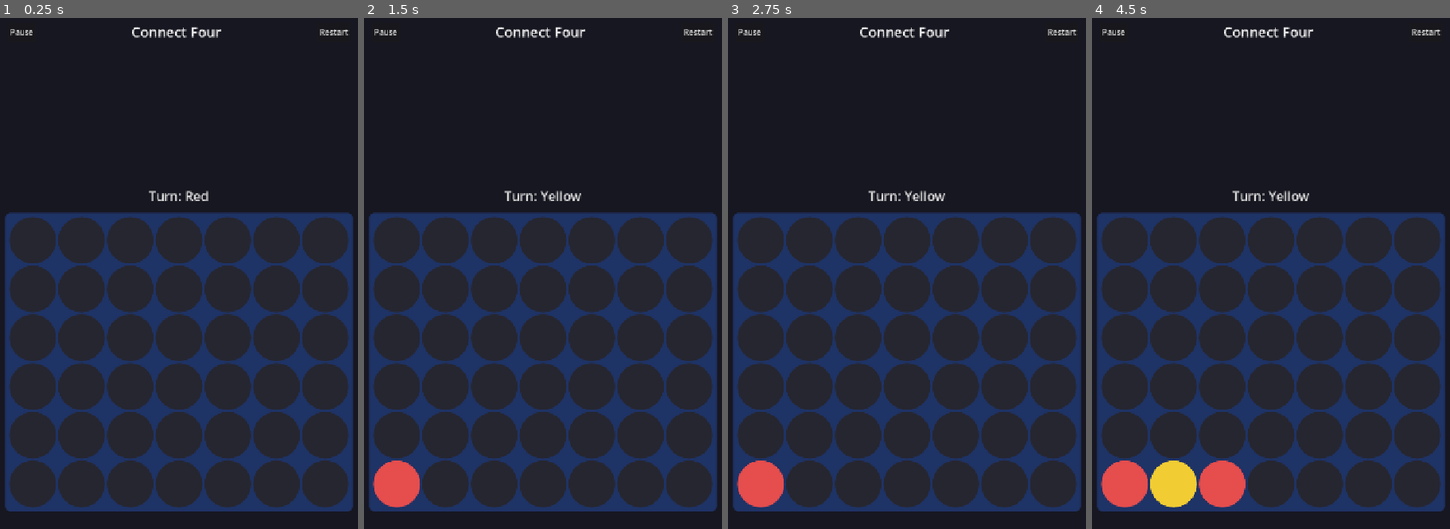
Above: before the commit, frames 1-4 (left to right).
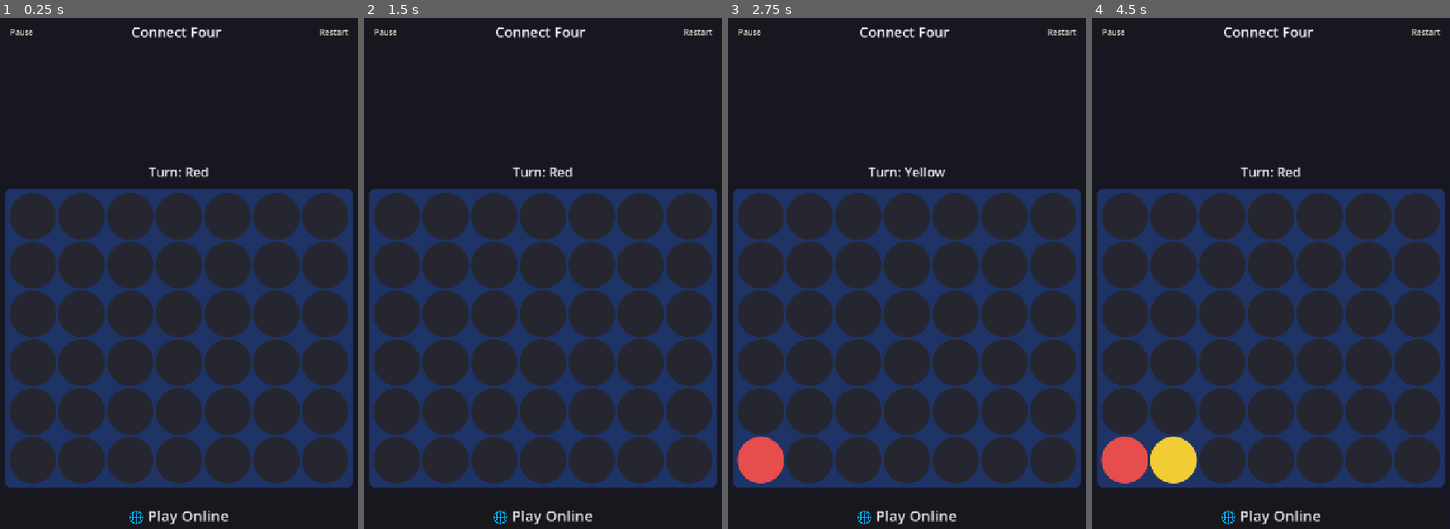
Above: after the commit, the same moments.

Repository: voodoo-nicolas/voodoo-game-hub
Game: Godot game, scene res://scenes/games/connect4/connect4.tscn
Two runs of this game, one before a commit and one after it. Both use one fixed random seed, a clock stepped at 60 frames per second and the inputs below. This scene is started directly instead of the project's main scene.
Inputs (mouse positions are in pixels of both pictures, inside the frame that each line leads up to):
- Up to frame 1 (0.25 s): no input
- Up to frame 2 (1.5 s): click "Restart" at 0.5 s; click (396, 237) at 1.27 s
- Up to frame 3 (2.75 s): click (760, 217) at 2.02 s
- Up to frame 4 (4.5 s): click (1174, 237) at 2.77 s; click (1174, 217) at 3.52 s; click (1220, 237) at 4.27 s

The runs differ from the first frame. In frame 1, 25% of the frame differs, in the area x 1-99%, y 29-100%; in frame 2, 26%; in frame 3, 26%; in frame 4, 27%.

Commit message:
Online two-player for Tic-Tac-Toe and Connect Four (v0.14.0)
- scripts/common/online_session.gd: Supabase Realtime broadcast channels
  over the Phoenix WebSocket protocol; presence for who's in the room;
  4-letter room codes; heartbeat + auto-reconnect; room-full and
  bad-code errors. No database tables.
- scripts/common/online_lobby.gd: shared Host / Join-by-code screen.
- Tic-Tac-Toe and Connect Four: Play Online button (only on apps that
  have the online scripts), host = first player and authority, full sync
  on (re)join, per-move board check that re-syncs on mismatch, shared
  Play Again, online games never touch the local save.
- CLAUDE.md: how online play works and how to wire another game; note on
  free Supabase projects pausing.

Co-Authored-By: Claude Opus 5.5 <noreply@anthropic.com>

Diff:
--- /dev/null
+++ b/scripts/common/online_lobby.gd
@@ -0,0 +1,172 @@
+extends ColorRect
+
+## The shared "Play Online" screen: host a game (get a code to share) or join
+## one by typing a code. Emits `started(session, my_player)` once both
+## players are in -- host is player 1, guest player 2 -- then hides itself.
+## The OnlineSession stays a child of this node, so it lives exactly as
+## long as the game scene that added the lobby.
+##
+## Games must not preload this (or online_session.gd): apps older than the
+## one that shipped them don't have these files. Check first:
+##     if ResourceLoader.exists(ONLINE_LOBBY_PATH): ...load(ONLINE_LOBBY_PATH).new(...)
+
+const OnlineSession = preload("res://scripts/common/online_session.gd")
+const UI = preload("res://scripts/common/ui.gd")
+
+signal started(session: Node, my_player: int)
+signal cancelled()
+
+var game_id: String
+var game_title: String
+var session: Node = null
+
+var _menu: Control
+var _code_edit: LineEdit
+var _status: Label
+var _code_label: Label
+var _host_btn: Button
+var _join_btn: Button
+
+func _init(p_game_id: String = "", p_title: String = "") -> void:
+	game_id = p_game_id
+	game_title = p_title
+
+func _ready() -> void:
+	color = Color(0, 0, 0, 0.85)
+	# ...and_offsets: by _ready() this node is already in the tree, and plain
+	# set_anchors_preset() would keep its current 0x0 size.
+	set_anchors_and_offsets_preset(Control.PRESET_FULL_RECT)
+	mouse_filter = Control.MOUSE_FILTER_STOP
+	visible = false
+
+	var center := CenterContainer.new()
+	center.set_anchors_preset(Control.PRESET_FULL_RECT)
+	add_child(center)
+	var panel := PanelContainer.new()
+	panel.add_theme_stylebox_override("panel", UI.panel_style())
+	center.add_child(panel)
+	var box := VBoxContainer.new()
+	box.add_theme_constant_override("separation", 18)
+	box.custom_minimum_size = Vector2(560, 0)
+	panel.add_child(box)
+	_menu = box
+
+	box.add_child(_label("🌐 Play %s Online" % game_title, 36, Color(1, 1, 1)))
+
+	_host_btn = _button("Host a Game")
+	_host_btn.pressed.connect(_on_host)
+	box.add_child(_host_btn)
+
+	box.add_child(_label("— or join a friend's game —", 24, Color(0.7, 0.72, 0.78)))
+	var join_row := HBoxContainer.new()
+	join_row.add_theme_constant_override("separation", 12)
+	box.add_child(join_row)
+	_code_edit = LineEdit.new()
+	_code_edit.placeholder_text = "CODE"
+	_code_edit.max_length = OnlineSession.CODE_LENGTH
+	_code_edit.alignment = HORIZONTAL_ALIGNMENT_CENTER
+	_code_edit.custom_minimum_size = Vector2(240, 80)
+	_code_edit.size_flags_horizontal = Control.SIZE_EXPAND_FILL
+	_code_edit.add_theme_font_size_override("font_size", 40)
+	_code_edit.text_changed.connect(_on_code_changed)
+	_code_edit.text_submitted.connect(func(_t): _on_join())
+	join_row.add_child(_code_edit)
+	_join_btn = _button("Join")
+	_join_btn.custom_minimum_size = Vector2(180, 80)
+	_join_btn.pressed.connect(_on_join)
+	join_row.add_child(_join_btn)
+
+	_code_label = _label("", 64, Color(1, 0.84, 0.3))
+	_code_label.visible = false
+	box.add_child(_code_label)
+	_status = _label("", 26, Color(0.85, 0.9, 0.87))
+	_status.autowrap_mode = TextServer.AUTOWRAP_WORD
+	box.add_child(_status)
+
+	var cancel := _button("Cancel")
+	cancel.pressed.connect(_on_cancel)
+	box.add_child(cancel)
+
+func open() -> void:
+	_reset_session()
+	_code_edit.text = ""
+	_code_label.visible = false
+	_status.text = ""
+	_set_busy(false)
+	visible = true
+
+func _label(text: String, size: int, color: Color) -> Label:
+	var l := Label.new()
+	l.text = text
+	l.add_theme_font_size_override("font_size", size)
+	l.add_theme_color_override("font_color", color)
+	l.horizontal_alignment = HORIZONTAL_ALIGNMENT_CENTER
+	return l
+
+func _button(text: String) -> Button:
+	var b := Button.new()
+	b.text = text
+	b.custom_minimum_size = Vector2(0, 80)
+	b.add_theme_font_size_override("font_size", 30)
+	b.focus_mode = Control.FOCUS_NONE
+	return b
+
+func _set_busy(busy: bool) -> void:
+	_host_btn.disabled = busy
+	_join_btn.disabled = busy
+	_code_edit.editable = not busy
+
+func _on_code_changed(t: String) -> void:
+	var caret := _code_edit.caret_column
+	_code_edit.text = t.to_upper()
+	_code_edit.caret_column = caret
+
+func _new_session() -> Node:
+	_reset_session()
+	session = OnlineSession.new()
+	add_child(session)
+	return session
+
+func _reset_session() -> void:
+	if session != null and is_instance_valid(session):
+		session.queue_free()
+	session = null
+
+func _on_host() -> void:
+	var s := _new_session()
+	s.room_created.connect(_on_room_created)
+	s.opponent_joined.connect(_on_both_in.bind(1), CONNECT_ONE_SHOT)
+	_set_busy(true)
+	_status.text = "Creating a game..."
+	s.host(game_id)
+
+func _on_room_created(code: String) -> void:
+	_code_label.text = code
+	_code_label.visible = true
+	_status.text = "Tell your friend this code.\nWaiting for them to join..."
+
+func _on_join() -> void:
+	var code := _code_edit.text.strip_edges()
+	if code.length() != OnlineSession.CODE_LENGTH:
+		_status.text = "Type the %d-letter code from your friend." % OnlineSession.CODE_LENGTH
+		return
+	var s := _new_session()
+	s.joined.connect(_on_both_in.bind(2), CONNECT_ONE_SHOT)
+	s.join_failed.connect(_on_join_failed)
+	_set_busy(true)
+	_status.text = "Joining %s..." % code
+	s.join(game_id, code)
+
+func _on_join_failed(reason: String) -> void:
+	_set_busy(false)
+	_status.text = reason
+	_reset_session()
+
+func _on_both_in(my_player: int) -> void:
+	visible = false
+	started.emit(session, my_player)
+
+func _on_cancel() -> void:
+	_reset_session()
+	visible = false
+	cancelled.emit()
--- /dev/null
+++ b/scripts/common/online_session.gd
@@ -0,0 +1,249 @@
+extends Node
+
+## Two-player online play over Supabase Realtime "broadcast" channels -- no
+## database tables, nothing stored server-side. A game scene adds one of
+## these as a child (it's freed with the scene, which leaves the room):
+##
+##     var online := OnlineSession.new()
+##     add_child(online)
+##     online.message.connect(_on_online_message)
+##     online.host("tictactoe")        # -> room_created(code)
+##     online.join("tictactoe", code)  # -> joined / join_failed(reason)
+##
+## Roles: the host is player 1, the guest player 2. Both sides run the same
+## game engine and exchange moves with send("move", {...}); each side
+## validates incoming moves against its own engine. Messages carry a
+## sequence number, and whenever the opponent (re)appears the host sends
+## "sync" with the full game state, so a dropped connection recovers.
+##
+## Protocol: Phoenix channels over a WebSocket (what supabase-js speaks),
+## with presence used to see who is in the room.
+
+const Config = preload("res://scripts/common/config.gd")
+
+signal room_created(code: String)
+signal joined()                      # guest: in the room, host is there
+signal join_failed(reason: String)
+signal opponent_joined()
+signal opponent_left()
+signal message(event: String, payload: Dictionary)
+signal connection_changed(connected: bool)
+
+const HEARTBEAT_SEC := 25.0
+const RECONNECT_SEC := 3.0
+const JOIN_TIMEOUT_SEC := 8.0
+## No 0/O/1/I/L: codes get read aloud and typed on phones.
+const CODE_CHARS := "ABCDEFGHJKMNPQRSTUVWXYZ23456789"
+const CODE_LENGTH := 4
+
+var is_host: bool = false
+var code: String = ""
+var game_id: String = ""
+var my_id: String = ""
+var opponent_present: bool = false
+var active: bool = false
+
+var _ws := WebSocketPeer.new()
+var _topic: String = ""
+var _ref: int = 0
+var _join_ref: String = ""
+var _channel_joined: bool = false
+var _heartbeat_left: float = HEARTBEAT_SEC
+var _reconnect_left: float = -1.0
+var _join_deadline: float = -1.0
+var _was_open: bool = false
+var _presence: Dictionary = {}  # presence key -> role
+
+func _init() -> void:
+	my_id = "%d%d" % [Time.get_unix_time_from_system(), randi()]
+
+# ---------- public API ----------
+
+func host(p_game_id: String) -> void:
+	is_host = true
+	game_id = p_game_id
+	code = _random_code()
+	_start()
+
+func join(p_game_id: String, p_code: String) -> void:
+	is_host = false
+	game_id = p_game_id
+	code = p_code.strip_edges().to_upper()
+	if code.length() != CODE_LENGTH:
+		join_failed.emit("Codes are %d letters." % CODE_LENGTH)
+		return
+	_join_deadline = JOIN_TIMEOUT_SEC
+	_start()
+
+## Sends an event to the opponent. Silently dropped while disconnected --
+## the host's "sync" on reconnect restores the full state anyway.
+func send(event: String, payload: Dictionary = {}) -> void:
+	if not _channel_joined:
+		return
+	_push(_topic, "broadcast", {"type": "broadcast", "event": event, "payload": payload})
+
+func leave() -> void:
+	if active and _channel_joined:
+		_push(_topic, "phx_leave", {})
+	active = false
+	_channel_joined = false
+	_ws.close()
+
+func is_connected_to_room() -> bool:
+	return _channel_joined
+
+# ---------- lifecycle ----------
+
+func _start() -> void:
+	active = true
+	_topic = "realtime:voodoo-%s-%s" % [game_id, code]
+	_connect()
+
+func _connect() -> void:
+	_channel_joined = false
+	_was_open = false
+	_ws = WebSocketPeer.new()
+	var url := Config.SUPABASE_URL.replace("https://", "wss://") \
+		+ "/realtime/v1/websocket?apikey=" + Config.SUPABASE_ANON_KEY + "&vsn=1.0.0"
+	if _ws.connect_to_url(url) != OK:
+		_schedule_reconnect()
+
+func _exit_tree() -> void:
+	leave()
+
+func _process(delta: float) -> void:
+	if not active:
+		return
+	if _join_deadline > 0.0:
+		_join_deadline -= delta
+		if _join_deadline <= 0.0 and not opponent_present:
+			active = false
+			_ws.close()
+			join_failed.emit("No game found with code %s." % code)
+			return
+	if _reconnect_left > 0.0:
+		_reconnect_left -= delta
+		if _reconnect_left <= 0.0:
+			_connect()
+		return
+
+	_ws.poll()
+	var state := _ws.get_ready_state()
+	if state == WebSocketPeer.STATE_OPEN:
+		if not _was_open:
+			_was_open = true
+			_join_channel()
+		_heartbeat_left -= delta
+		if _heartbeat_left <= 0.0:
+			_heartbeat_left = HEARTBEAT_SEC
+			_push("phoenix", "heartbeat", {})
+		while _ws.get_available_packet_count() > 0:
+			_handle(JSON.parse_string(_ws.get_packet().get_string_from_utf8()))
+	elif state == WebSocketPeer.STATE_CLOSED:
+		if _channel_joined or _was_open:
+			connection_changed.emit(false)
+		_channel_joined = false
+		_schedule_reconnect()
+
+func _schedule_reconnect() -> void:
+	_reconnect_left = RECONNECT_SEC
+
+func _join_channel() -> void:
+	_join_ref = str(_next_ref())
+	_push(_topic, "phx_join", {"config": {
+		"broadcast": {"self": false, "ack": false},
+		"presence": {"key": my_id},
+		"private": false,
+	}}, _join_ref)
+
+# ---------- incoming ----------
+
+func _handle(msg: Variant) -> void:
+	if typeof(msg) != TYPE_DICTIONARY or msg.get("topic") != _topic:
+		return
+	var event: String = str(msg.get("event", ""))
+	var payload = msg.get("payload", {})
+	if typeof(payload) != TYPE_DICTIONARY:
+		payload = {}
+	match event:
+		"phx_reply":
+			if str(msg.get("ref", "")) == _join_ref:
+				if payload.get("status") == "ok":
+					_channel_joined = true
+					connection_changed.emit(true)
+					_push(_topic, "presence", {"type": "presence", "event": "track",
+						"payload": {"role": "host" if is_host else "guest"}})
+					if is_host and code != "" and not opponent_present:
+						room_created.emit(code)
+				else:
+					_schedule_reconnect()
+		"presence_state":
+			_presence = {}
+			for key in payload:
+				_presence[key] = _role_of(payload[key])
+			_update_opponent()
+		"presence_diff":
+			for key in payload.get("joins", {}):
+				_presence[key] = _role_of(payload.joins[key])
+			for key in payload.get("leaves", {}):
+				_presence.erase(key)
+			_update_opponent()
+		"broadcast":
+			var inner = payload.get("payload", {})
+			message.emit(str(payload.get("event", "")), inner if typeof(inner) == TYPE_DICTIONARY else {})
+		"phx_error", "phx_close":
+			_channel_joined = false
+			_schedule_reconnect()
+
+func _role_of(entry: Variant) -> String:
+	if typeof(entry) == TYPE_DICTIONARY:
+		var metas = entry.get("metas", [])
+		if typeof(metas) == TYPE_ARRAY and metas.size() > 0 and typeof(metas[0]) == TYPE_DICTIONARY:
+			return str(metas[0].get("role", ""))
+	return ""
+
+func _update_opponent() -> void:
+	var want: String = "guest" if is_host else "host"
+	var present := false
+	for key in _presence:
+		if key != my_id and _presence[key] == want:
+			present = true
+	if not is_host:
+		# A host already occupied by another guest means the room is full.
+		for key in _presence:
+			if key != my_id and _presence[key] == "guest" and not opponent_present and _join_deadline > 0.0:
+				active = false
+				_ws.close()
+				join_failed.emit("That game already has two players.")
+				return
+	if present == opponent_present:
+		return
+	opponent_present = present
+	if present:
+		if not is_host and _join_deadline > 0.0:
+			_join_deadline = -1.0
+			joined.emit()
+		opponent_joined.emit()
+	else:
+		opponent_left.emit()
+
+# ---------- outgoing ----------
+
+func _next_ref() -> int:
+	_ref += 1
+	return _ref
+
+func _push(topic: String, event: String, payload: Dictionary, ref: String = "") -> void:
+	if _ws.get_ready_state() != WebSocketPeer.STATE_OPEN:
+		return
+	_ws.send_text(JSON.stringify({
+		"topic": topic, "event": event, "payload": payload,
+		"ref": ref if ref != "" else str(_next_ref()),
+		"join_ref": _join_ref,
+	}))
+
+func _random_code() -> String:
+	var s := ""
+	for i in range(CODE_LENGTH):
+		s += CODE_CHARS[randi() % CODE_CHARS.length()]
+	return s
--- a/scripts/common/version.gd
+++ b/scripts/common/version.gd
@@ -5,9 +5,9 @@
 ## MAJOR once this leaves early testing. Keep export_presets.cfg's
 ## version/name and version/code in sync with this by hand on each build
 ## (Godot's exporter doesn't read version info from GDScript).
-const VERSION := "0.13.0"
+const VERSION := "0.14.0"
 
 ## Android requires an integer versionCode that strictly increases with every
 ## release build, or installs of a newer APK over an older one will be rejected.
 ## Bump this every time a new APK is built for testers, independent of VERSION.
-const BUILD_NUMBER := 21
+const BUILD_NUMBER := 22
--- a/scripts/games/connect4/connect4_game.gd
+++ b/scripts/games/connect4/connect4_game.gd
@@ -7,6 +7,9 @@
 const Ui = preload("res://scripts/common/ui.gd")
 
 const SAVE_PATH := "user://connect4_save.json"
+## Not preloaded: apps older than v0.14 don't have it, and the game must still
+## run there (without the Online button).
+const ONLINE_LOBBY_PATH := "res://scripts/common/online_lobby.gd"
 const BOARD_SEPARATION := 4
 const BOARD_PADDING := 8
 const BOARD_OUTER_MARGIN := 8.0
@@ -23,6 +26,13 @@
 var pause_dialog: Control
 var win_dialog: Control
 var win_label: Label
+var online_btn: Button
+var lobby: Control
+## Online play: the session, and which color this phone plays (host = Red).
+## my_color == 0 means ordinary same-phone play.
+var online: Node = null
+var my_color: int = 0
+var opponent_here: bool = false
 
 func _ready() -> void:
 	Orientation.lock_portrait()
@@ -128,8 +138,20 @@
 			row.append(slot)
 		cell_views.append(row)
 
+	if ResourceLoader.exists(ONLINE_LOBBY_PATH):
+		online_btn = Button.new()
+		online_btn.text = "🌐 Play Online"
+		online_btn.custom_minimum_size = Vector2(0, 80)
+		online_btn.add_theme_font_size_override("font_size", 30)
+		online_btn.pressed.connect(_open_lobby)
+		box.add_child(online_btn)
+
 	_build_pause_dialog()
 	_build_win_dialog()
+	if ResourceLoader.exists(ONLINE_LOBBY_PATH):
+		lobby = load(ONLINE_LOBBY_PATH).new("connect4", "Connect Four")
+		lobby.started.connect(_on_online_started)
+		add_child(lobby)
 	add_child(SettingsDrawer.new())
 
 func _style_slot(slot: Button, color: Color) -> void:
@@ -160,6 +182,11 @@
 	win_label = win_dialog.get_meta("message_label")
 
 func _start_new_game() -> void:
+	if online:
+		online.send("new_game")
+	_reset_board()
+
+func _reset_board() -> void:
 	engine.reset()
 	game_active = true
 	win_dialog.visible = false
@@ -169,11 +196,93 @@
 func _on_column_pressed(col: int) -> void:
 	if not game_active:
 		return
+	if online and (engine.turn != my_color or not opponent_here):
+		return  # not your turn (or nobody to play against right now)
 	if engine.drop(col) == -1:
 		return
+	if online:
+		online.send("move", {"col": col, "board": engine.board})
+	_after_move()
+
+func _after_move() -> void:
 	_render()
 	if engine.is_over():
 		_show_result()
+
+# ---------- online ----------
+
+func _int_grid(g: Variant) -> Array:
+	var out: Array = []
+	if typeof(g) == TYPE_ARRAY:
+		for row in g:
+			var r: Array = []
+			if typeof(row) == TYPE_ARRAY:
+				for v in row:
+					r.append(int(v))
+			out.append(r)
+	return out
+
+func _open_lobby() -> void:
+	lobby.open()
+
+func _on_online_started(session: Node, my_player: int) -> void:
+	online = session
+	my_color = Connect4Engine.RED if my_player == 1 else Connect4Engine.YELLOW
+	opponent_here = true
+	online.message.connect(_on_online_message)
+	online.opponent_left.connect(_on_opponent_left)
+	online.opponent_joined.connect(_on_opponent_back)
+	online_btn.visible = false
+	_reset_board()
+	if my_color == Connect4Engine.RED:
+		_send_sync()
+
+func _send_sync() -> void:
+	online.send("sync", {"board": engine.board, "turn": engine.turn})
+
+## The host owns the truth: whenever the guest (re)appears it gets the whole
+## board, so a dropped connection or a missed message heals itself.
+func _on_opponent_back() -> void:
+	opponent_here = true
+	if my_color == Connect4Engine.RED:
+		_send_sync()
+	_render()
+
+func _on_opponent_left() -> void:
+	opponent_here = false
+	_render()
+
+func _on_online_message(event: String, p: Dictionary) -> void:
+	match event:
+		"move":
+			var col: int = int(p.get("col", -1))
+			if engine.turn != my_color and col >= 0 and col < Connect4Engine.COLS and not engine.is_over() and engine.drop(col) != -1:
+				_after_move()
+			# Each move carries the sender's resulting board. If ours differs
+			# (a missed message, a reconnect mid-move), converge on the host's.
+			if _int_grid(p.get("board", [])) != engine.board:
+				if my_color == Connect4Engine.RED:
+					_send_sync()
+				else:
+					online.send("sync_request")
+		"sync":
+			var board: Array = []
+			for row in p.get("board", []):
+				var r: Array = []
+				for v in row:
+					r.append(int(v))
+				board.append(r)
+			if board.size() == Connect4Engine.ROWS:
+				engine.board = board
+				engine.turn = int(p.get("turn", Connect4Engine.RED))
+				game_active = not engine.is_over()
+				win_dialog.visible = false
+				_render()
+		"sync_request":
+			if my_color == Connect4Engine.RED:
+				_send_sync()
+		"new_game":
+			_reset_board()
 
 func _on_pause_pressed() -> void:
 	if not game_active:
@@ -183,10 +292,13 @@
 
 func _show_result() -> void:
 	game_active = false
-	SaveUtil.delete(SAVE_PATH)
+	if not online:  # an online game ending mustn't wipe a paused local one
+		SaveUtil.delete(SAVE_PATH)
 	var w: int = engine.winner()
 	if w == Connect4Engine.EMPTY:
 		win_label.text = "It's a draw!"
+	elif online:
+		win_label.text = "You win!" if w == my_color else "You lose!"
 	else:
 		win_label.text = "%s wins!" % ("Red" if w == Connect4Engine.RED else "Yellow")
 	win_dialog.visible = true
@@ -202,13 +314,21 @@
 				color = COLOR_YELLOW
 			_style_slot(cell_views[r][c], color)
 
-	status_label.text = "Turn: %s" % ("Red" if engine.turn == Connect4Engine.RED else "Yellow")
+	var color_name := "Red" if engine.turn == Connect4Engine.RED else "Yellow"
+	if not online:
+		status_label.text = "Turn: %s" % color_name
+	elif not opponent_here:
+		status_label.text = "Opponent disconnected — waiting..."
+	elif engine.turn == my_color:
+		status_label.text = "Your turn (%s)" % color_name
+	else:
+		status_label.text = "Opponent's turn (%s)" % color_name
 
 # ---------- save / load ----------
 
 func _save_game() -> void:
-	if not game_active:
-		return
+	if not game_active or online:
+		return  # online games aren't resumable alone
 	SaveUtil.write(SAVE_PATH, {"board": engine.board, "turn": engine.turn})
 
 func _load_saved_game() -> bool:
--- a/scripts/games/tictactoe/tictactoe_game.gd
+++ b/scripts/games/tictactoe/tictactoe_game.gd
@@ -7,6 +7,9 @@
 const Ui = preload("res://scripts/common/ui.gd")
 
 const SAVE_PATH := "user://tictactoe_save.json"
+## Not preloaded: apps older than v0.14 don't have it, and the game must still
+## run there (without the Online button).
+const ONLINE_LOBBY_PATH := "res://scripts/common/online_lobby.gd"
 const COLOR_BASE := Color(0.15, 0.15, 0.19)
 const COLOR_WIN := Color(0.25, 0.5, 0.3)
 
@@ -18,6 +21,13 @@
 var pause_dialog: Control
 var win_dialog: Control
 var win_label: Label
+var online_btn: Button
+var lobby: Control
+## Online play: the session, and which mark this phone plays (host = X).
+## my_mark == 0 means ordinary same-phone play.
+var online: Node = null
+var my_mark: int = 0
+var opponent_here: bool = false
 
 func _ready() -> void:
 	Orientation.lock_portrait()
@@ -108,8 +118,20 @@
 		grid.add_child(cell)
 		cells.append(cell)
 
+	if ResourceLoader.exists(ONLINE_LOBBY_PATH):
+		online_btn = Button.new()
+		online_btn.text = "🌐 Play Online"
+		online_btn.custom_minimum_size = Vector2(0, 80)
+		online_btn.add_theme_font_size_override("font_size", 30)
+		online_btn.pressed.connect(_open_lobby)
+		box.add_child(online_btn)
+
 	_build_pause_dialog()
 	_build_win_dialog()
+	if ResourceLoader.exists(ONLINE_LOBBY_PATH):
+		lobby = load(ONLINE_LOBBY_PATH).new("tictactoe", "Tic-Tac-Toe")
+		lobby.started.connect(_on_online_started)
+		add_child(lobby)
 	add_child(SettingsDrawer.new())
 
 func _style_cell(cell: Button, color: Color) -> void:
@@ -140,6 +162,11 @@
 	win_label = win_dialog.get_meta("message_label")
 
 func _start_new_game() -> void:
+	if online:
+		online.send("new_game")
+	_reset_board()
+
+func _reset_board() -> void:
 	engine.reset()
 	game_active = true
 	win_dialog.visible = false
@@ -147,10 +174,84 @@
 	_render()
 
 func _on_cell_pressed(i: int) -> void:
+	if online and (engine.turn != my_mark or not opponent_here):
+		return  # not your turn (or nobody to play against right now)
 	if engine.move(i):
-		_render()
-		if engine.is_over():
-			_show_result()
+		if online:
+			online.send("move", {"i": i, "board": engine.board})
+		_after_move()
+
+func _after_move() -> void:
+	_render()
+	if engine.is_over():
+		_show_result()
+
+# ---------- online ----------
+
+func _int_array(a: Variant) -> Array:
+	var out: Array = []
+	if typeof(a) == TYPE_ARRAY:
+		for v in a:
+			out.append(int(v))
+	return out
+
+func _open_lobby() -> void:
+	lobby.open()
+
+func _on_online_started(session: Node, my_player: int) -> void:
+	online = session
+	my_mark = TicTacToeEngine.X if my_player == 1 else TicTacToeEngine.O
+	opponent_here = true
+	online.message.connect(_on_online_message)
+	online.opponent_left.connect(_on_opponent_left)
+	online.opponent_joined.connect(_on_opponent_back)
+	online_btn.visible = false
+	_reset_board()
+	if my_mark == TicTacToeEngine.X:
+		_send_sync()
+
+func _send_sync() -> void:
+	online.send("sync", {"board": engine.board, "turn": engine.turn})
+
+## The host owns the truth: whenever the guest (re)appears it gets the whole
+## board, so a dropped connection or a missed message heals itself.
+func _on_opponent_back() -> void:
+	opponent_here = true
+	if my_mark == TicTacToeEngine.X:
+		_send_sync()
+	_render()
+
+func _on_opponent_left() -> void:
+	opponent_here = false
+	_render()
+
+func _on_online_message(event: String, p: Dictionary) -> void:
+	match event:
+		"move":
+			if engine.turn != my_mark and engine.move(int(p.get("i", -1))):
+				_after_move()
+			# Each move carries the sender's resulting board. If ours differs
+			# (a missed message, a reconnect mid-move), converge on the host's.
+			if _int_array(p.get("board", [])) != engine.board:
+				if my_mark == TicTacToeEngine.X:
+					_send_sync()
+				else:
+					online.send("sync_request")
+		"sync":
+			var board: Array = []
+			for v in p.get("board", []):
+				board.append(int(v))
+			if board.size() == 9:
+				engine.board = board
+				engine.turn = int(p.get("turn", TicTacToeEngine.X))
+				game_active = not engine.is_over()
+				win_dialog.visible = false
+				_render()
+		"sync_request":
+			if my_mark == TicTacToeEngine.X:
+				_send_sync()
+		"new_game":
+			_reset_board()
 
 func _on_pause_pressed() -> void:
 	if not game_active:
@@ -160,10 +261,13 @@
 
 func _show_result() -> void:
 	game_active = false
-	SaveUtil.delete(SAVE_PATH)
+	if not online:  # an online game ending mustn't wipe a paused local one
+		SaveUtil.delete(SAVE_PATH)
 	var w: int = engine.winner()
 	if w == TicTacToeEngine.EMPTY:
 		win_label.text = "It's a draw!"
+	elif online:
+		win_label.text = "You win!" if w == my_mark else "You lose!"
 	else:
 		win_label.text = "%s wins!" % ("X" if w == TicTacToeEngine.X else "O")
 	win_dialog.visible = true
@@ -185,13 +289,21 @@
 		for c in cells:
 			_style_cell(c, COLOR_BASE)
 
-	status_label.text = "Turn: %s" % ("X" if engine.turn == TicTacToeEngine.X else "O")
+	var mark_name := "X" if engine.turn == TicTacToeEngine.X else "O"
+	if not online:
+		status_label.text = "Turn: %s" % mark_name
+	elif not opponent_here:
+		status_label.text = "Opponent disconnected — waiting..."
+	elif engine.turn == my_mark:
+		status_label.text = "Your turn (%s)" % mark_name
+	else:
+		status_label.text = "Opponent's turn (%s)" % mark_name
 
 # ---------- save / load ----------
 
 func _save_game() -> void:
-	if not game_active:
-		return
+	if not game_active or online:
+		return  # online games aren't resumable alone
 	SaveUtil.write(SAVE_PATH, {"board": engine.board, "turn": engine.turn})
 
 func _load_saved_game() -> bool:
Not shown, changed: export_presets.cfg
Not shown, changed: manifest.json
Not shown, added: scripts/common/online_lobby.gd.uid
Not shown, added: scripts/common/online_session.gd.uid
Not shown, changed: CLAUDE.md
